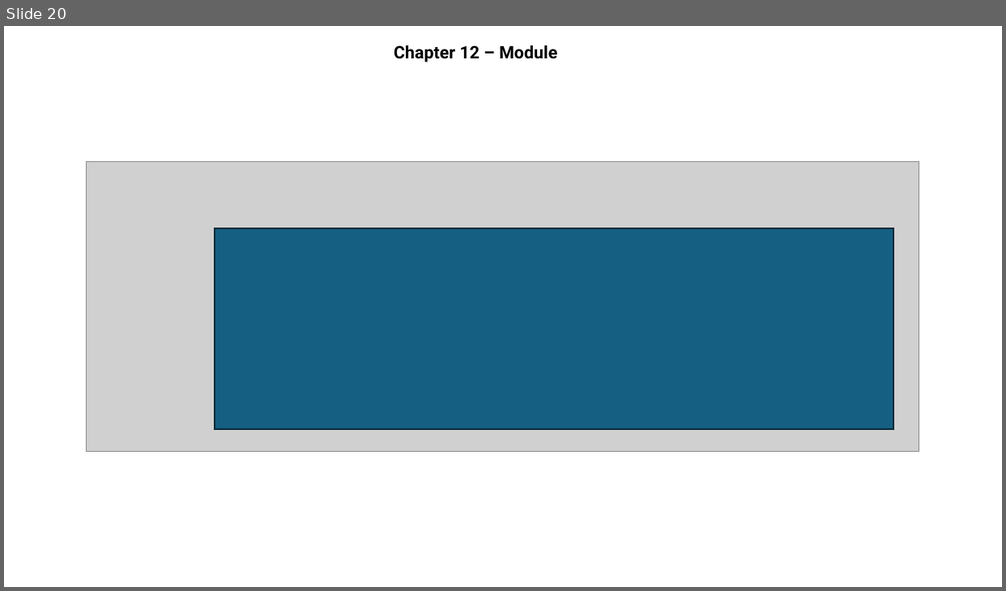
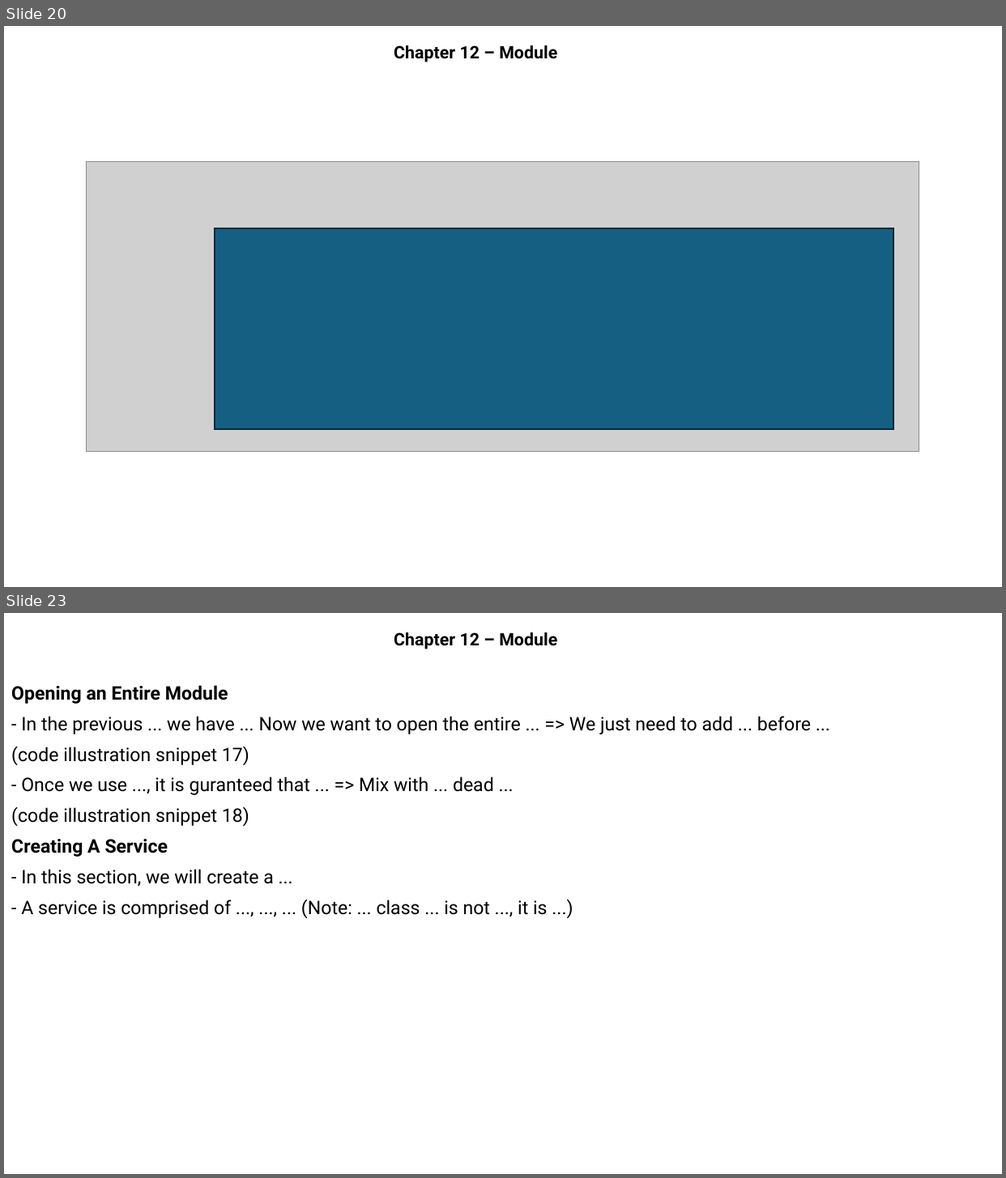
Before and after one commit to MaiDinhVinh/CS-Java, a slide deck: OCP17/Chapter 12 - Modules.pptx. Shown one above the other, each under a label of ours: slide 20 before the commit, slides 20 and 23 after it; the slides between them are not shown. The pictures are 1006x591 and 1006x1178 pixels, drawn with LibreOffice and Linux fonts; fonts in the diff are those of the drawing; grey boxes stand for pictures. Boxes give left, top, right and bottom in pixels: in the first picture for what was removed or moved away, otherwise in the second. Text is boxed around its words. In the diff, an @@ line names an element or a change of style, - is before the commit and + after.

```diff
--- a/OCP17/Chapter 12 - Modules.pptx
+++ b/OCP17/Chapter 12 - Modules.pptx
@@ slide 23 added at (x1=4, y1=613, x2=1002, y2=1174), background #FFFFFF @@
@@ subtitle added at (x1=394, y1=632, x2=557, y2=649), 16.6 pt, text #000000, bold @@
+Chapter 12 – Module
@@ text added at (x1=11, y1=685, x2=811, y2=918), 18 pt, text #000000 @@
+Opening an Entire Module
+- In the previous ... we have ... Now we want to open the entire ... => We just need to add ... before ...
+(code illustration snippet 17)
+- Once we use ..., it is guranteed that ... => Mix with ... dead ...
+(code illustration snippet 18)
+Creating A Service
+- In this section, we will create a ...
+- A service is comprised of ..., ..., ... (Note: ... class ... is not ..., it is ...)
```
Also in this commit, not shown: 32 other slides added.
